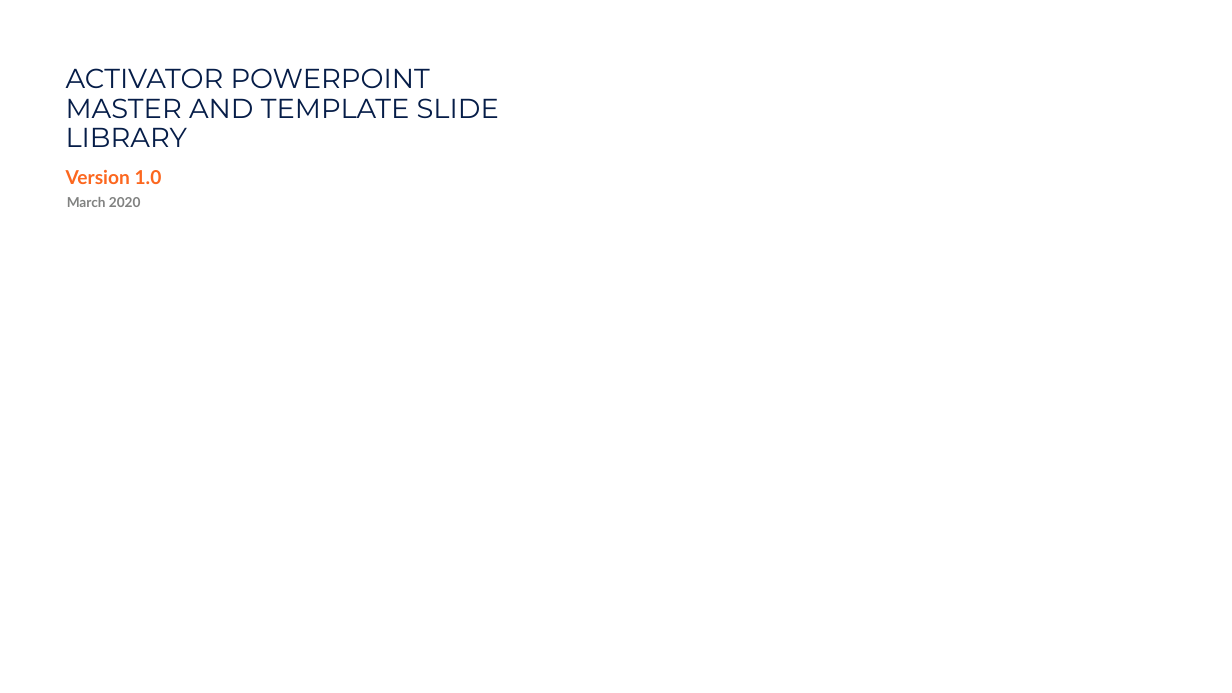
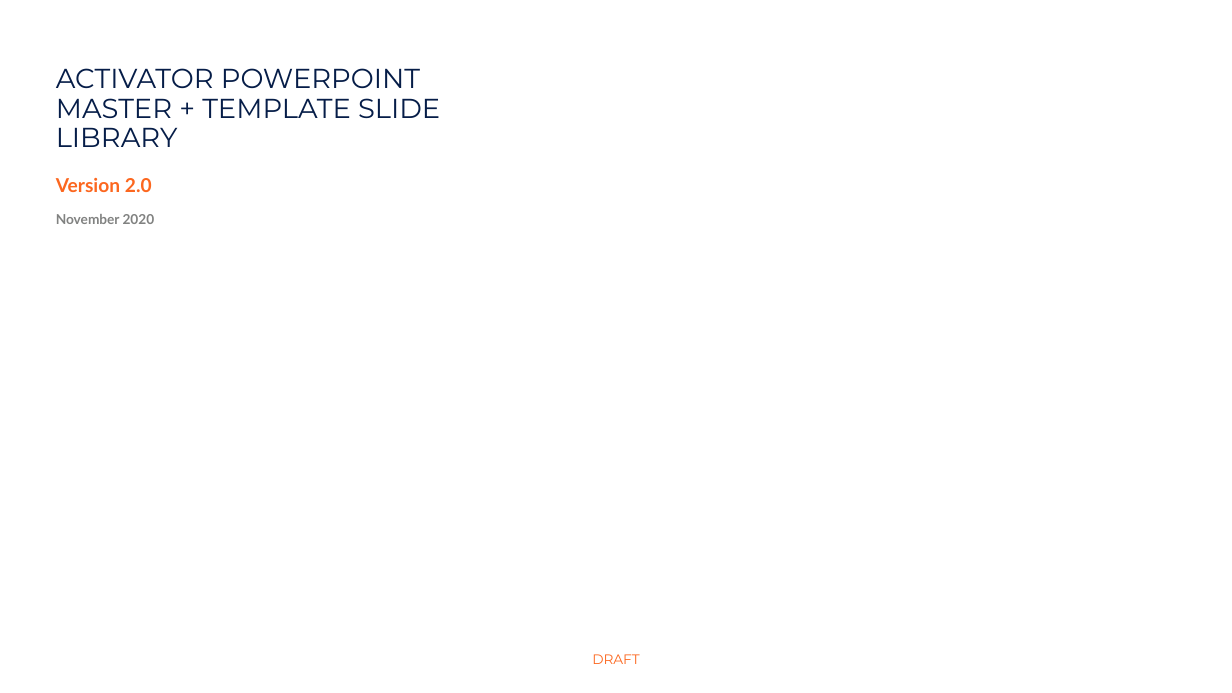
Before and after one commit to Jamison413/kevmaitland-PoshAnt, a slide deck: slide 1 of Intune-WinApp/OfficeThemes/Blank.potx. Drawn at 1232x693 pixels with LibreOffice and Linux fonts; fonts in the diff are those of the drawing; background and template pictures are left out. Boxes give left, top, right and bottom in pixels: in the first picture for what was removed or moved away, otherwise in the second. Text is boxed around its words. In the diff, an @@ line names an element or a change of style, - is before the commit and + after.

```diff
--- a/Intune-WinApp/OfficeThemes/Blank.potx
+++ b/Intune-WinApp/OfficeThemes/Blank.potx
@@ text at (56,68,440,147): text changed @@
-ACTIVATOR POWERPOINT MASTER AND TEMPLATE SLIDE LIBRARY
+ACTIVATOR POWERPOINT MASTER + TEMPLATE SLIDE LIBRARY
@@ text at (56,178,152,192): text changed @@
-Version 1.0
+Version 2.0
@@ text at (56,214,155,224): text changed @@
-March 2020
+November 2020
@@ text added at (592,654,639,664), 10 pt, text #FC671F @@
+DRAFT
```
Also in this commit, not shown: 26 other slides changed, 60 slides added, 38 slides removed, 2 other files.
